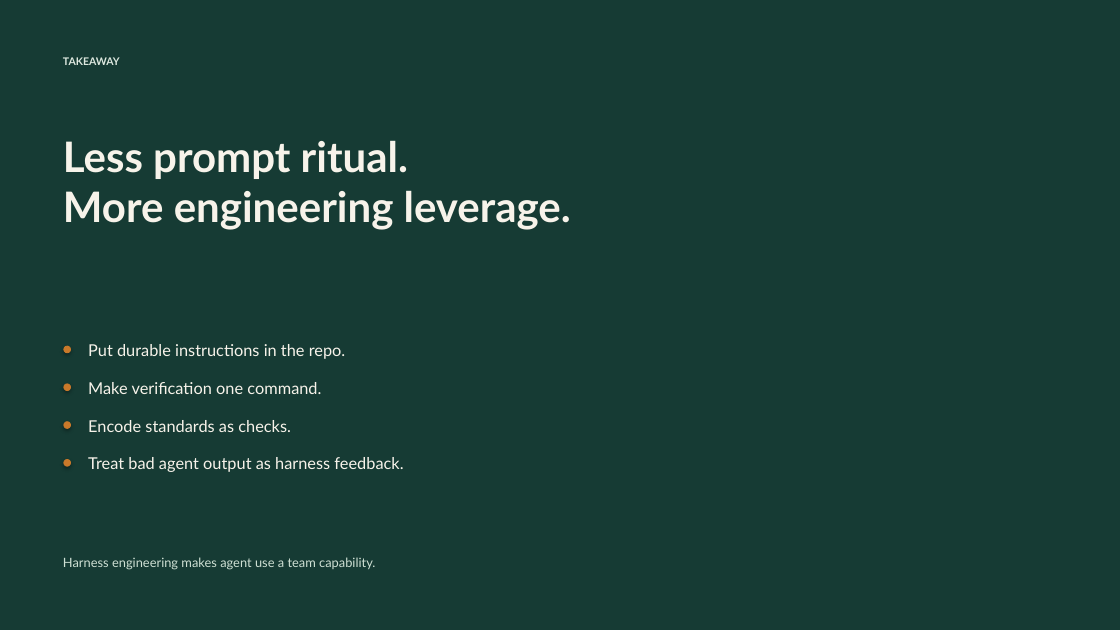
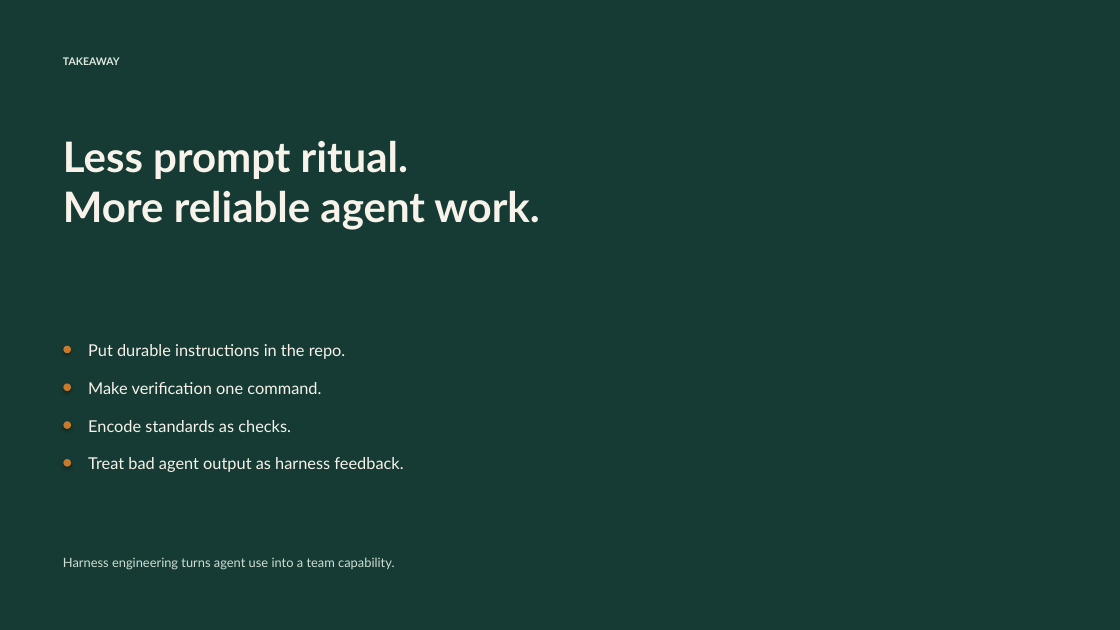
Before and after one commit to usamadar/harness-engineering-demo, a slide deck: slide 11 of presentations/harness-engineering-workshop.pptx. Drawn at 1120x630 pixels with LibreOffice and Linux fonts; fonts in the diff are those of the drawing. Boxes give left, top, right and bottom in pixels: in the first picture for what was removed or moved away, otherwise in the second. Text is boxed around its words. In the diff, an @@ line names an element or a change of style, - is before the commit and + after.

```diff
--- a/presentations/harness-engineering-workshop.pptx
+++ b/presentations/harness-engineering-workshop.pptx
@@ text at (63, 140, 540, 230): text changed @@
-Less prompt ritual.
-More engineering leverage.
+Less prompt ritual.
+More reliable agent work.
@@ text at (63, 557, 394, 570): text changed @@
-Harness engineering makes agent use a team capability.
+Harness engineering turns agent use into a team capability.
```
Also in this commit, not shown: 5 other slides changed, 1 other file.
